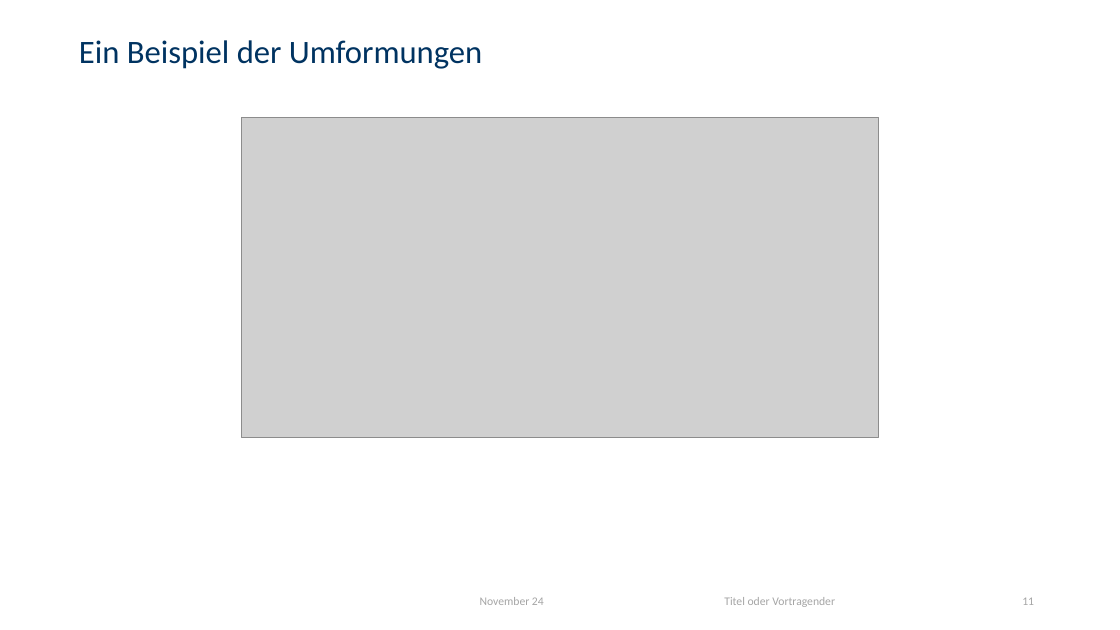
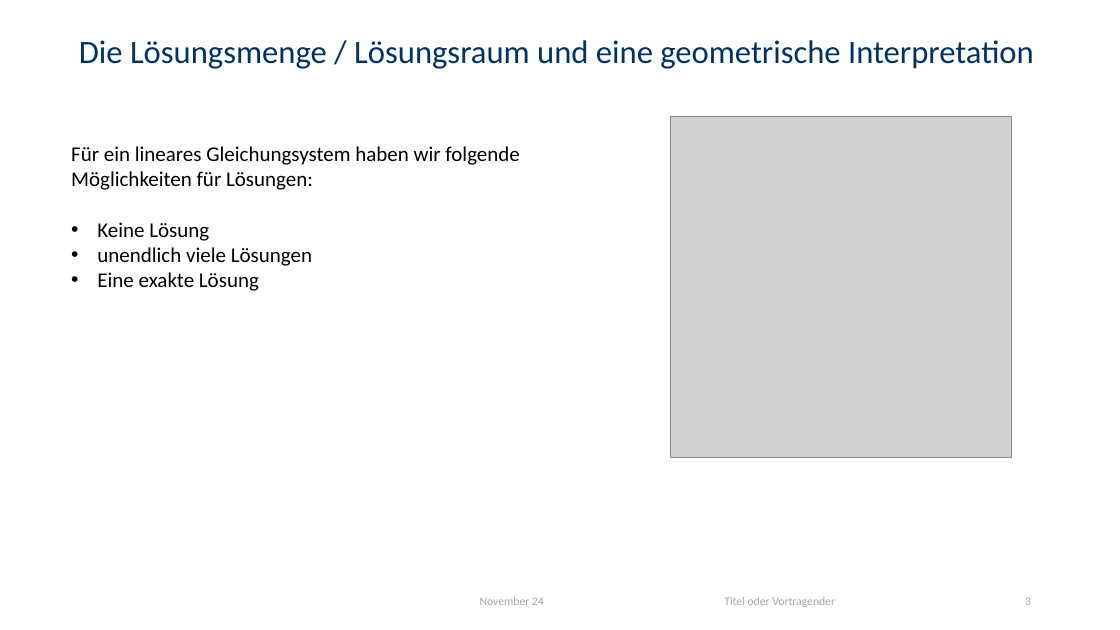
Before and after one commit to LukasMeinschad/Studium, a slide deck: slide 3 of Tutorium Mathe/Tutorium5_Slides.pptx (slide 11 before the commit). Drawn at 1120x630 pixels with LibreOffice and Linux fonts; fonts in the diff are those of the drawing; grey boxes stand for pictures; background and template pictures are left out. Boxes give left, top, right and bottom in pixels: in the first picture for what was removed or moved away, otherwise in the second. Text is boxed around its words. In the diff, an @@ line names an element or a change of style, - is before the commit and + after.

```diff
--- a/Tutorium Mathe/Tutorium5_Slides.pptx
+++ b/Tutorium Mathe/Tutorium5_Slides.pptx
@@ title at (79,40,1034,69): text changed @@
-Ein Beispiel der Umformungen
+Die Lösungsmenge / Lösungsraum und eine geometrische Interpretation
@@ picture removed at (241,118,879,437) @@
@@ picture added at (670,117,1012,458) @@
@@ text added at (71,146,519,291), 18 pt, text #000000 @@
+Für ein lineares Gleichungsystem haben wir folgende Möglichkeiten für Lösungen:
+• Keine Lösung
+• unendlich viele Lösungen
+• Eine exakte Lösung
@@ page number at (1025,597,1031,605): text changed @@
-11
+3
```
Also in this commit, not shown: 5 other slides changed, 3 slides added, 5 slides removed, 13 other files.
